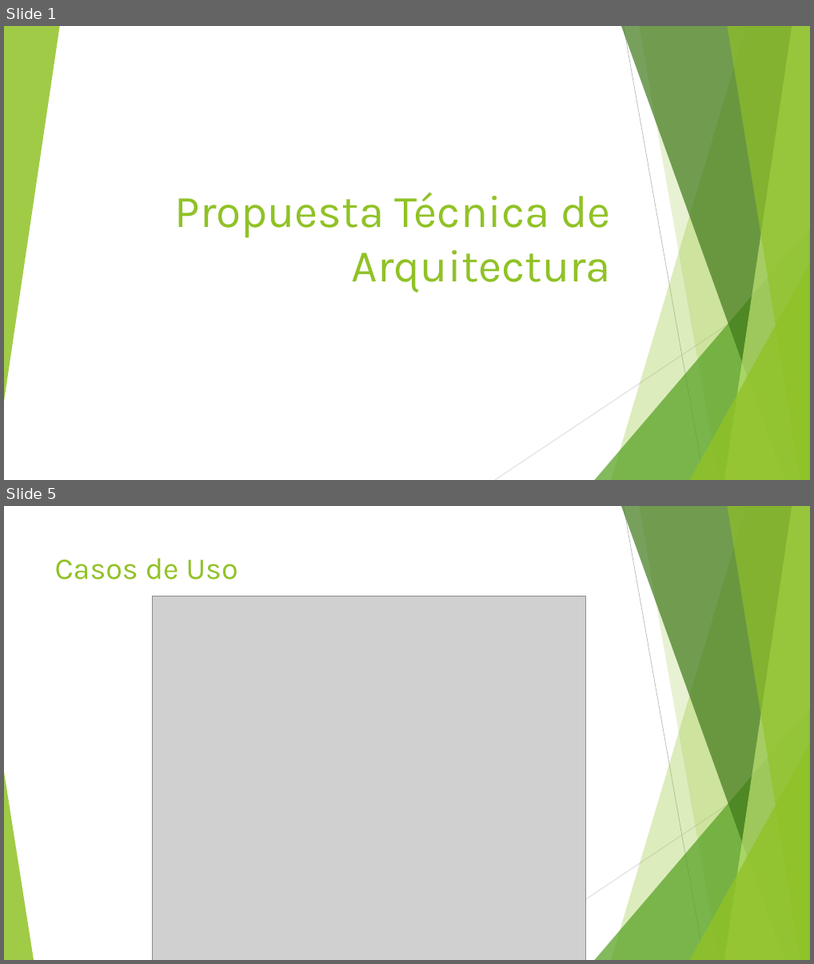
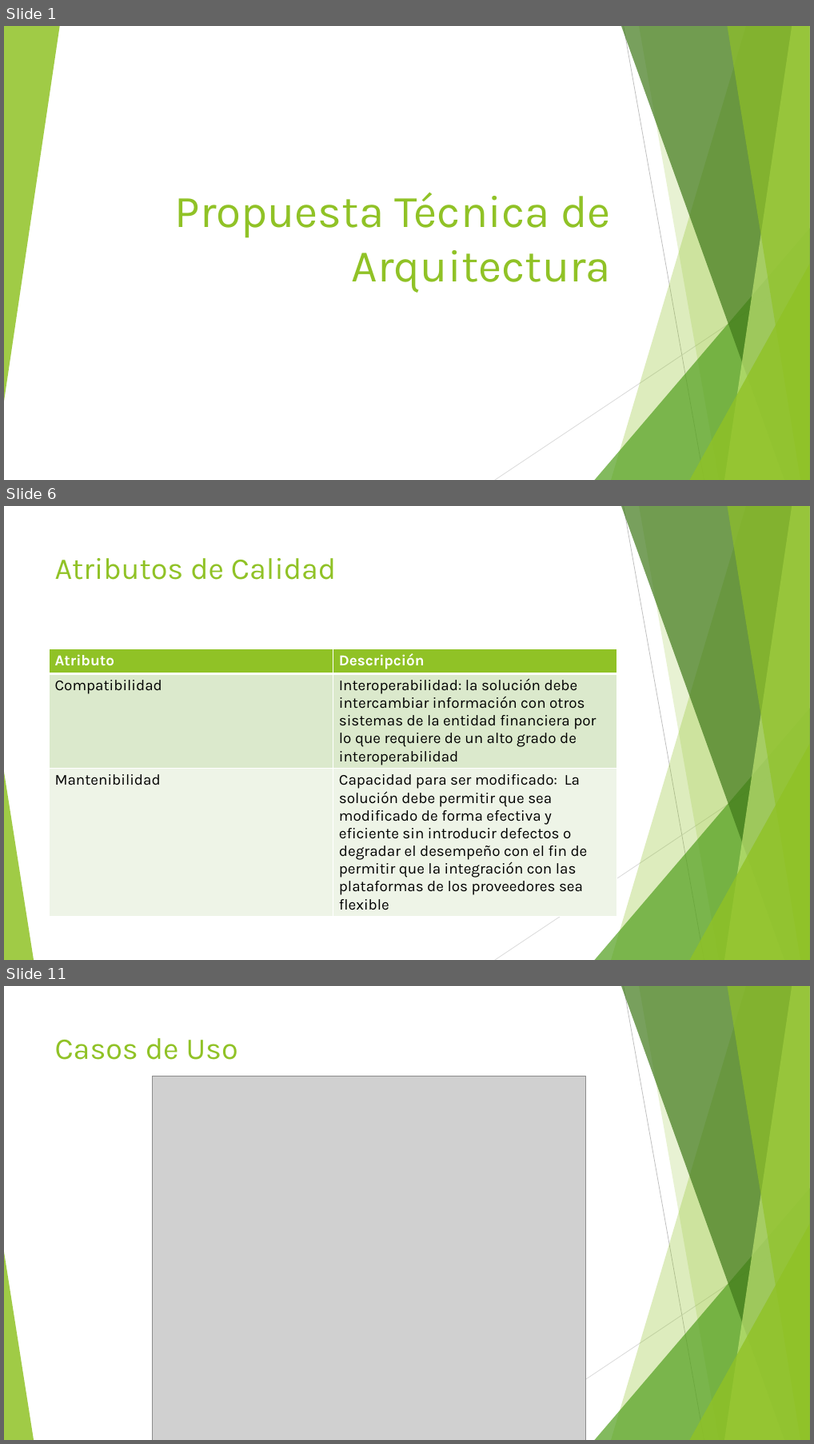
Before and after one commit to danielzerain/lt-banking, a slide deck: documentacion/Architecture-Technical-Proposal-Presentation.pptx. Shown one above the other, each under a label of ours: slides 1 and 5 before the commit, slides 1, 6 and 11 after it; the slides between them are not shown. The pictures are 814x964 and 814x1444 pixels, drawn with LibreOffice and Linux fonts; fonts in the diff are those of the drawing; grey boxes stand for pictures. Boxes give left, top, right and bottom in pixels: in the first picture for what was removed or moved away, otherwise in the second. Text is boxed around its words. In the diff, an @@ line names an element or a change of style, - is before the commit and + after.

```diff
--- a/documentacion/Architecture-Technical-Proposal-Presentation.pptx
+++ b/documentacion/Architecture-Technical-Proposal-Presentation.pptx
@@ slide 6 added at bbox=[4, 506, 810, 960], background #FFFFFF; not listed: 10 template elements that a slide beside it also shows @@
@@ title added at bbox=[55, 558, 336, 580], 36 pt, text #90C226 @@
+Atributos de Calidad
@@ table added at bbox=[49, 648, 618, 922], 3 rows, 2 columns @@
+Atributo | Descripción
+Compatibilidad | Interoperabilidad: la solución debe intercambiar información con otros sistemas de la entidad financiera por lo que requiere de un alto grado de interoperabilidad
+Mantenibilidad | Capacidad para ser modificado: La solución debe permitir que sea modificado de forma efectiva y eficiente sin introducir defectos o degradar el desempeño con el fin de permitir que la integración con las plataformas de los proveedores sea flexible
@@ what was slide 5 is now slide 11 @@
```
Also in this commit, not shown: 4 slides changed, 6 other slides added, 1 slide removed, 5 other files.
